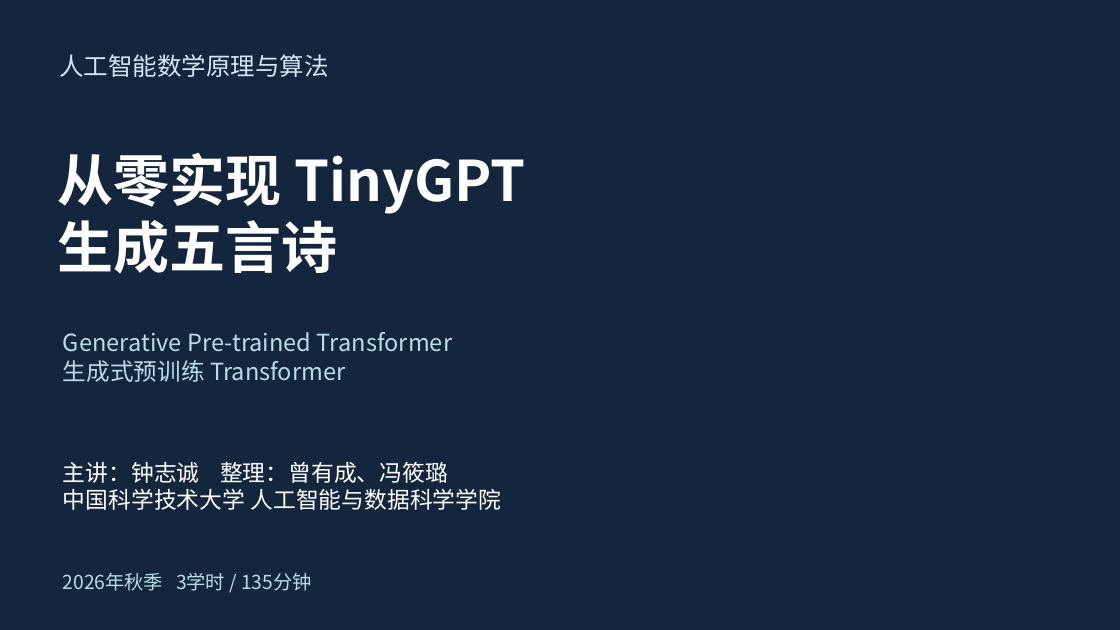
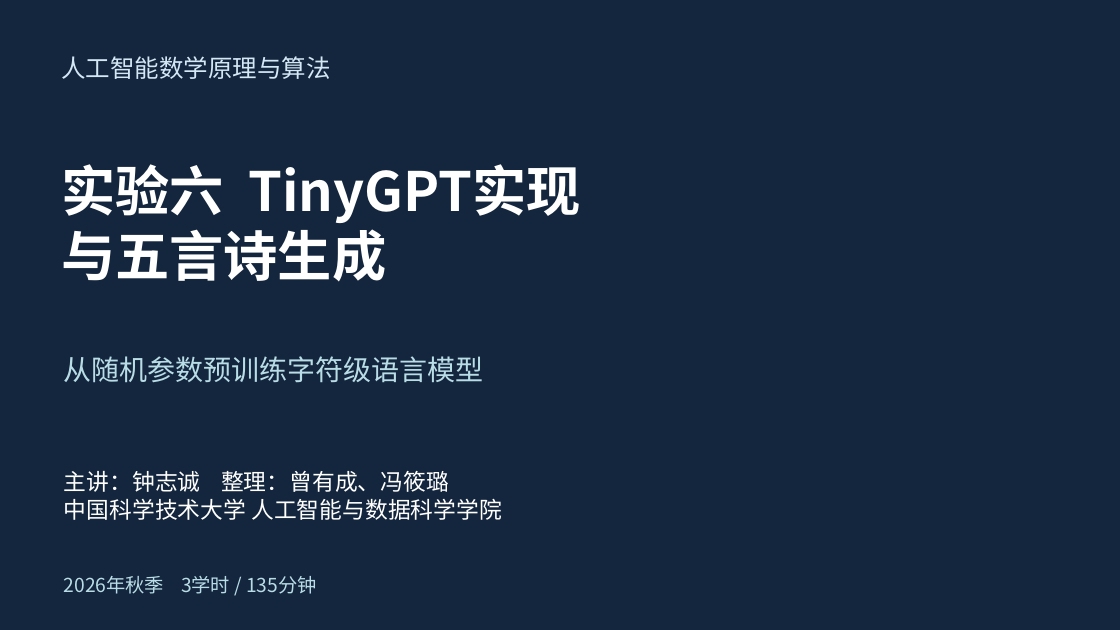
Before and after one commit to Aster-Letter/ustc-ai-math-experiments-26fall-b, a slide deck: slide 1 of 实验06_TinyGPT实现与文本生成/slides/实验06_TinyGPT五言诗生成.pptx. Drawn at 1120x630 pixels with LibreOffice and Linux fonts; fonts in the diff are those of the drawing. Boxes give left, top, right and bottom in pixels: in the first picture for what was removed or moved away, otherwise in the second. Text is boxed around its words. In the diff, an @@ line names an element or a change of style, - is before the commit and + after.

```diff
--- a/实验06_TinyGPT实现与文本生成/slides/实验06_TinyGPT五言诗生成.pptx
+++ b/实验06_TinyGPT实现与文本生成/slides/实验06_TinyGPT五言诗生成.pptx
@@ text at (x1=61, y1=164, x2=580, y2=282): text changed; size 48 to 46.5 pt @@
-从零实现 TinyGPT
-生成五言诗
+实验六 TinyGPT实现
+与五言诗生成
@@ text at (x1=64, y1=356, x2=484, y2=383): text changed; size 20.2 to 24 pt @@
-Generative Pre-trained Transformer
-生成式预训练 Transformer
+从随机参数预训练字符级语言模型
@@ text "主讲：钟志诚 整理：曾有成、冯筱璐" moved from (x1=63, y1=462, x2=501, y2=510) to (x1=64, y1=471, x2=502, y2=520) @@
@@ text "2026年秋季 3学时 / 135分钟" rewrapped from (x1=63, y1=573, x2=311, y2=591) to (x1=64, y1=576, x2=316, y2=594) @@
```
Also in this commit, not shown: 2 other slides changed, 25 slides added, 32 slides removed, 2 other files.
